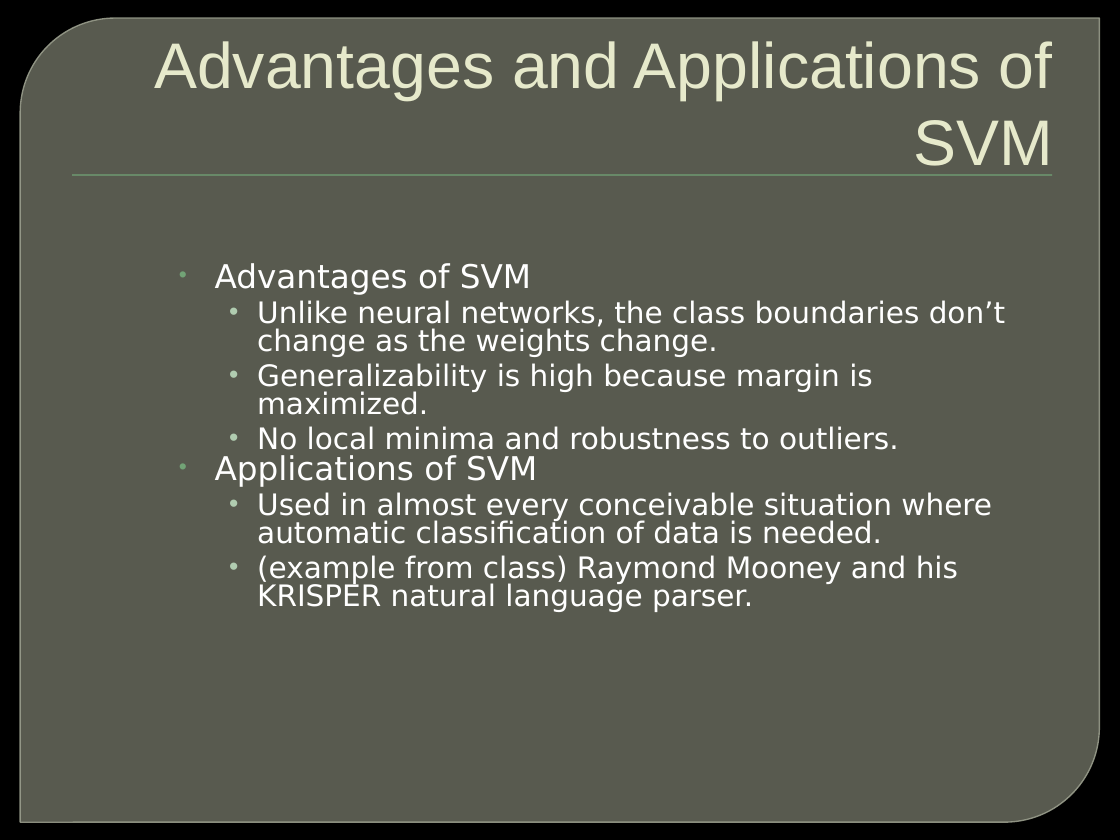
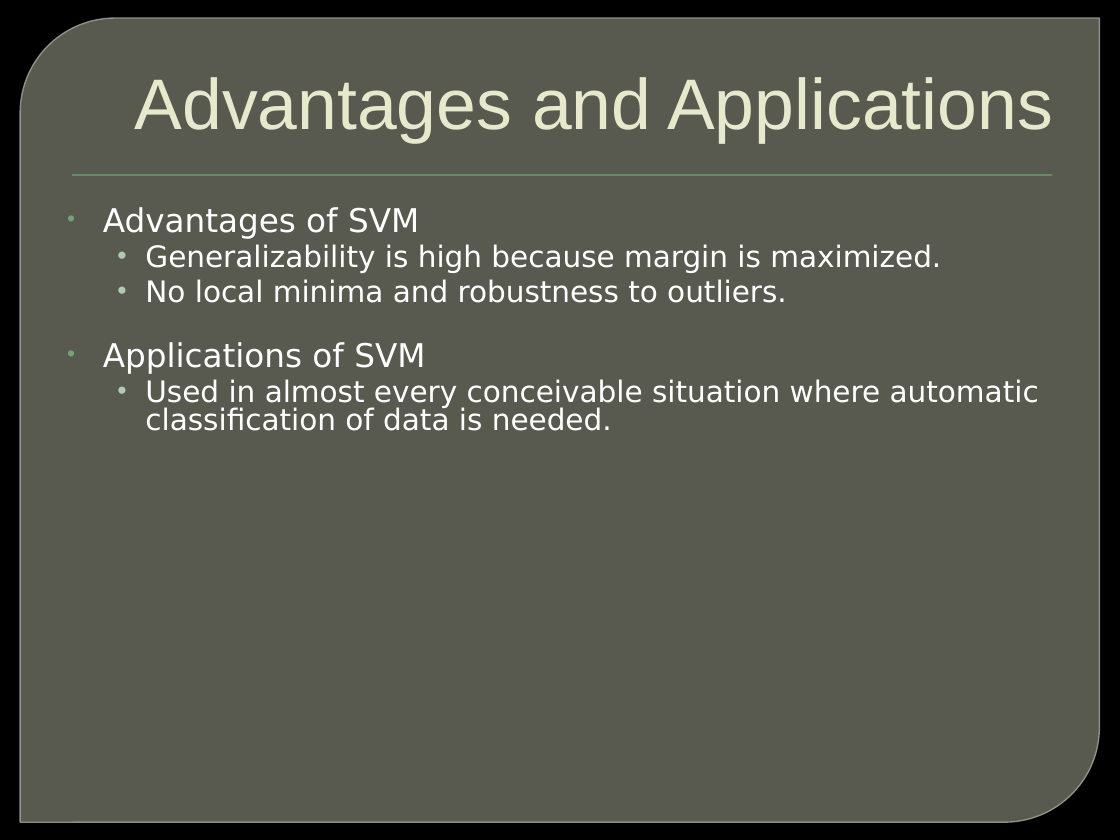
Before and after one commit to winteram/BIA660-2013S, a slide deck: slide 74 of course_docs/20130423/MLclassification.pptx (slide 60 before the commit). Drawn at 1120x840 pixels with LibreOffice and Linux fonts; fonts in the diff are those of the drawing; background and template pictures are left out. Boxes give left, top, right and bottom in pixels: in the first picture for what was removed or moved away, otherwise in the second. Text is boxed around its words. In the diff, an @@ line names an element or a change of style, - is before the commit and + after.

```diff
--- a/course_docs/20130423/MLclassification.pptx
+++ b/course_docs/20130423/MLclassification.pptx
@@ title at box(135, 77, 1053, 143): text changed; size 41.4 to 46 pt @@
-Advantages and Applications of SVM
+Advantages and Applications
@@ text "Advantages of SVM": place and size @@
-text "Advantages of SVM" at box(215, 263, 1005, 612)
+text "Advantages of SVM" at box(103, 207, 1039, 431)
@@ text at box(257, 300, 1005, 357): paragraph removed @@
-  • Unlike neural networks, the class boundaries don’t change as the weights change.
@@ text at box(257, 555, 958, 612): paragraph removed @@
-  • (example from class) Raymond Mooney and his KRISPER natural language parser.
```
Also in this commit, not shown: 38 other slides changed, 22 slides added, 7 slides removed.
